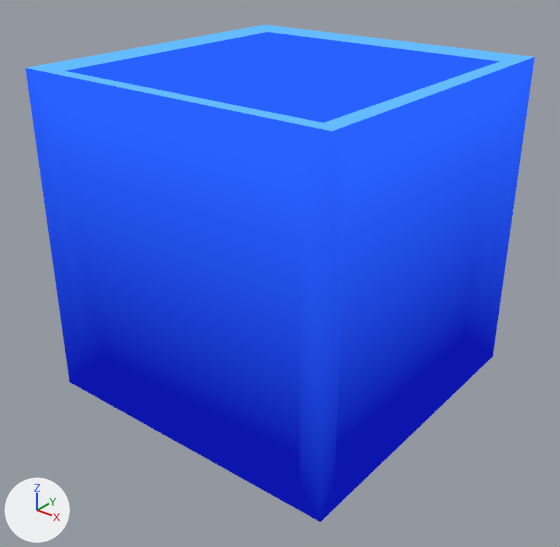
What one commit did to the glTF model examples/vertexSelection/vertexSelection.glb.
Before and after are seen from a camera (50 mm lens) standing at (2.69, -3.44, 1.82) and looking at (0.04, -0.12, -0.24). Every picture has the same lights, and +X, +Y and +Z are marked at lower left. Vertices at the same position are counted once.
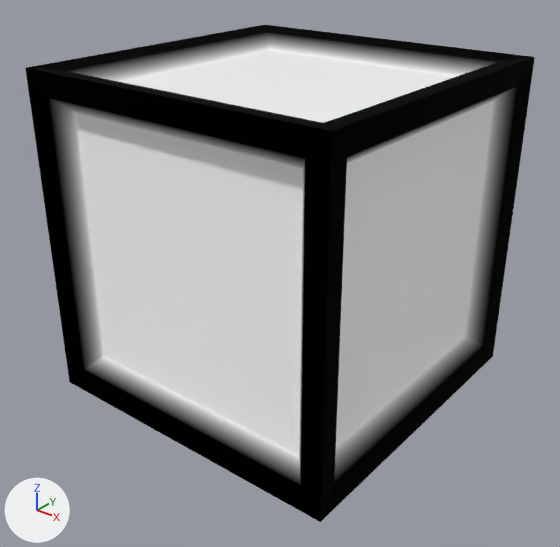
Location of each change, (x1, y1, x2, y2) in pixels of the pictures (560 x 547 px):
'Cube', recoloured
    both: (25, 25, 535, 522)
part 1 of me_cube, recoloured (blue to grey)
    both: (25, 25, 535, 522)
part 2 of me_cube, recoloured (blue to white)
    both: (75, 50, 493, 455)

Patch to the scene script:
```diff
--- a/examples/vertexSelection/vertexSelection.glb.py
+++ b/examples/vertexSelection/vertexSelection.glb.py
@@ mat_cube @@
 mat_cube = bpy.data.materials.new('Cube')
-# nodes: BsdfTransparent, Emission, LightPath, MixShader, OutputMaterial, VertexColor
+# nodes: BsdfPrincipled, OutputMaterial, VertexColor
@@ me_cube @@
 me_cube.from_pydata(...)  # 56 vertices, 108 faces; spans x -1.0..1.0, y -1.0..1.0, z -1.0..1.0
 # used by ob_cube; location = (0.0, 0.0, 0.0)
+# me_cube part 1: 96 faces centred in x -0.99..0.99, y -0.99..0.99, z -0.99..0.99 are repainted in the vertex colours; the middle colour goes from black #000000 to blue #1e47db
+# me_cube part 2: 12 faces centred in x -0.88..0.88, y -0.88..0.88, z -0.88..0.88 are repainted in the vertex colours; the middle colour goes from white #ffffff to blue #1e47db
 me_cube.materials.append(mat_cube)
```
